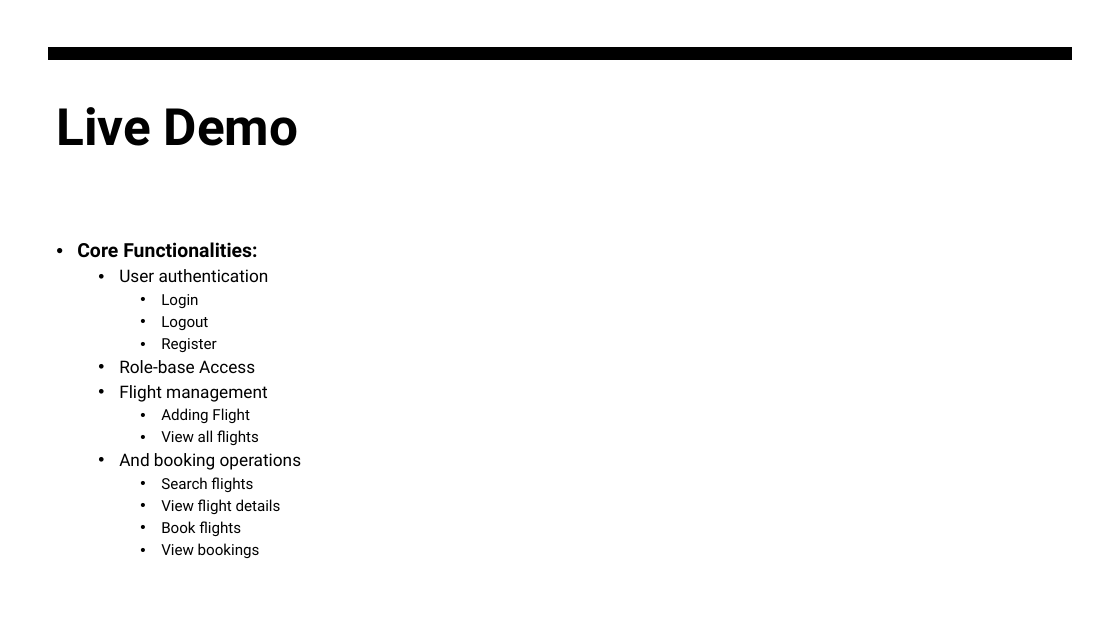
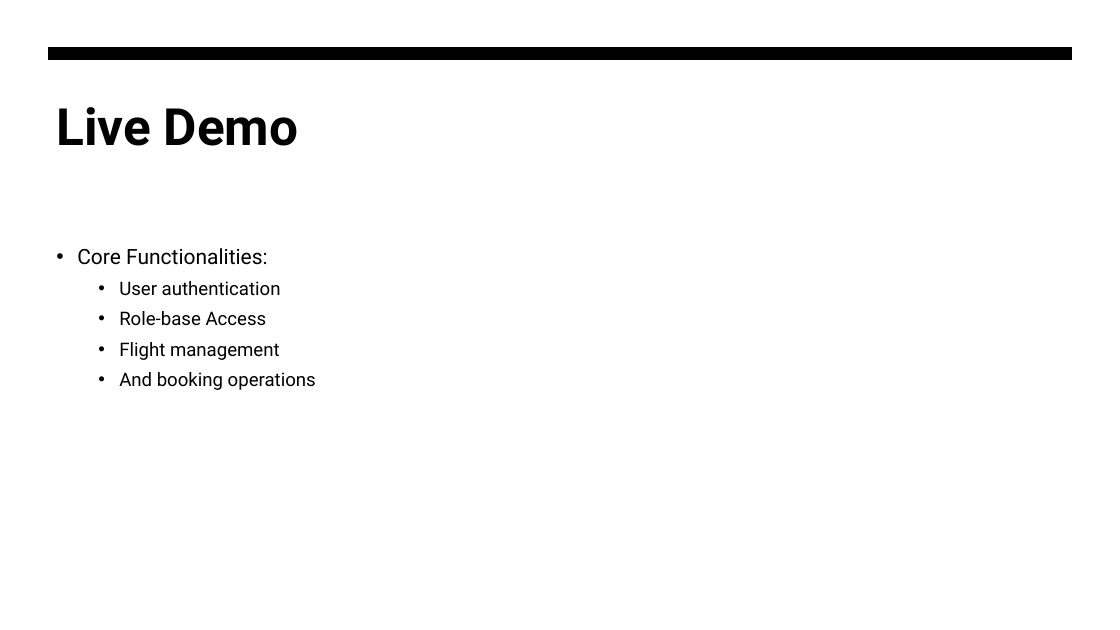
Before and after one commit to Ianieee36/ENSE706_Project, a slide deck: slide 7 of FBS_Presentation.pptx (slide 8 before the commit). Drawn at 1120x630 pixels with LibreOffice and Linux fonts; fonts in the diff are those of the drawing. Boxes give left, top, right and bottom in pixels: in the first picture for what was removed or moved away, otherwise in the second. Text is boxed around its words. In the diff, an @@ line names an element or a change of style, - is before the commit and + after.

```diff
--- a/FBS_Presentation.pptx
+++ b/FBS_Presentation.pptx
@@ text "Core Functionalities:" at [77,248,316,390]: size 16.6 to 18 pt, bold off in "Core Functionalities:"; size 14.8 to 16 pt in "User authentication", "Role-base Access", "Flight management", "And booking operations"; line spacing 0.9 to 1.1 @@
@@ text at [161,294,216,352]: paragraphs removed @@
-    • Login
-    • Logout
-    • Register
@@ text at [161,408,259,445]: paragraphs removed @@
-    • Adding Flight
-    • View all flights
@@ text at [161,477,281,558]: paragraphs removed @@
-    • Search flights
-    • View flight details
-    • Book flights
-    • View bookings
```
Also in this commit, not shown: 3 other slides changed, 3 slides added, 5 slides removed, 1 other file.
